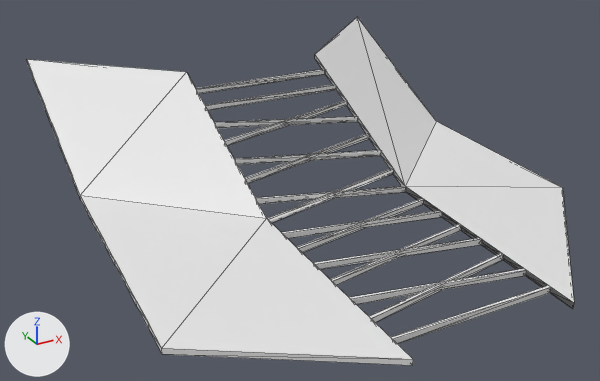
Before and after pictures for a commit that changed the glTF model Assets/Models/Laces/ThinLace_Assets/Laces2_for_Dress.glb.
One viewpoint serves both versions: a 50 mm lens placed at (-1.61, -2.68, 2.27), pointed at (-0.08, 0.1, 0.88). The axes (+X, +Y, +Z) are drawn at lower left. The lights are the same throughout. The first picture is the older version. Mesh edges are drawn as thin lines. Where no turn or scale is listed for an object, it has been applied to the vertices.

In view in the first picture: 'Laces2', 'Laces2actualLace'.
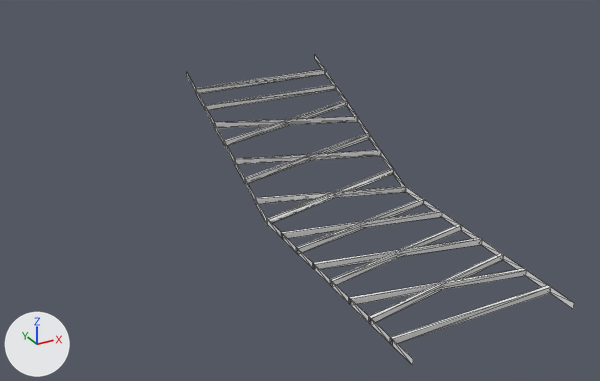
The change, as JSON lines over the scene's bpy script:
```json
{"op": "remove", "block": "ob_laces2", "code": ["ob_laces2 = bpy.data.objects.new('Laces2', me_plane_003)", "ob_laces2.location = (0.0, 0.0, 0.0)"]}
```

Where the change shows, as pixel boxes [x1, y1, x2, y2] in the pictures (600 x 381 px):
```json
{"object": "Laces2", "change": "deleted", "before": [27, 17, 574, 365]}
```
